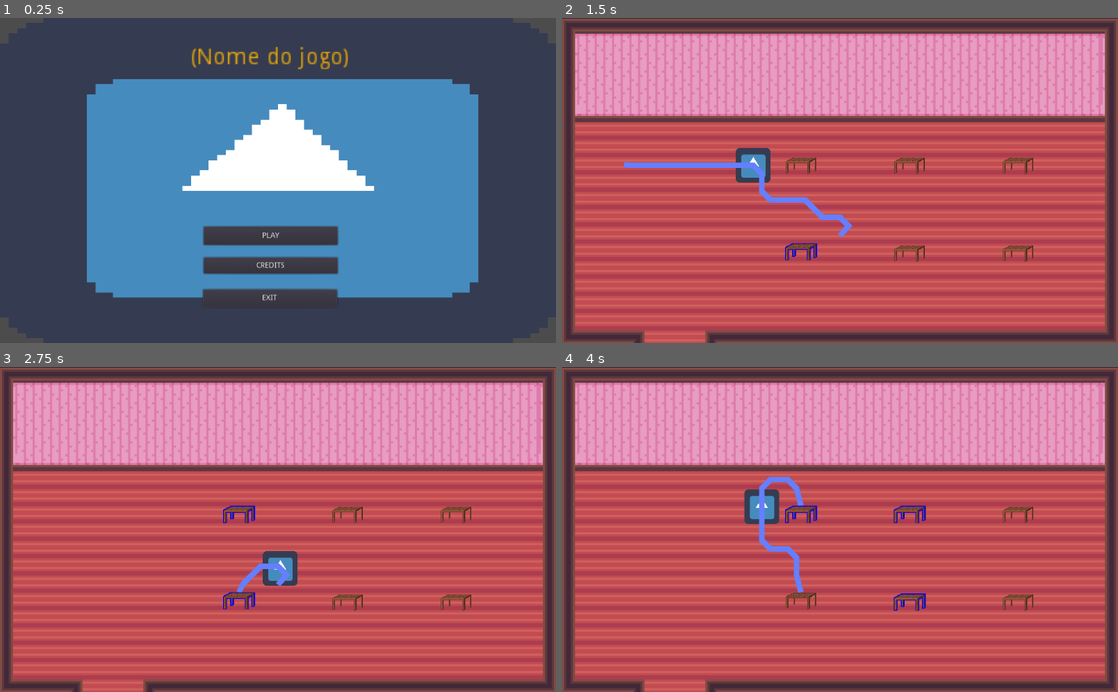
Above: before the commit, frames 1-4 (two rows, left to right).
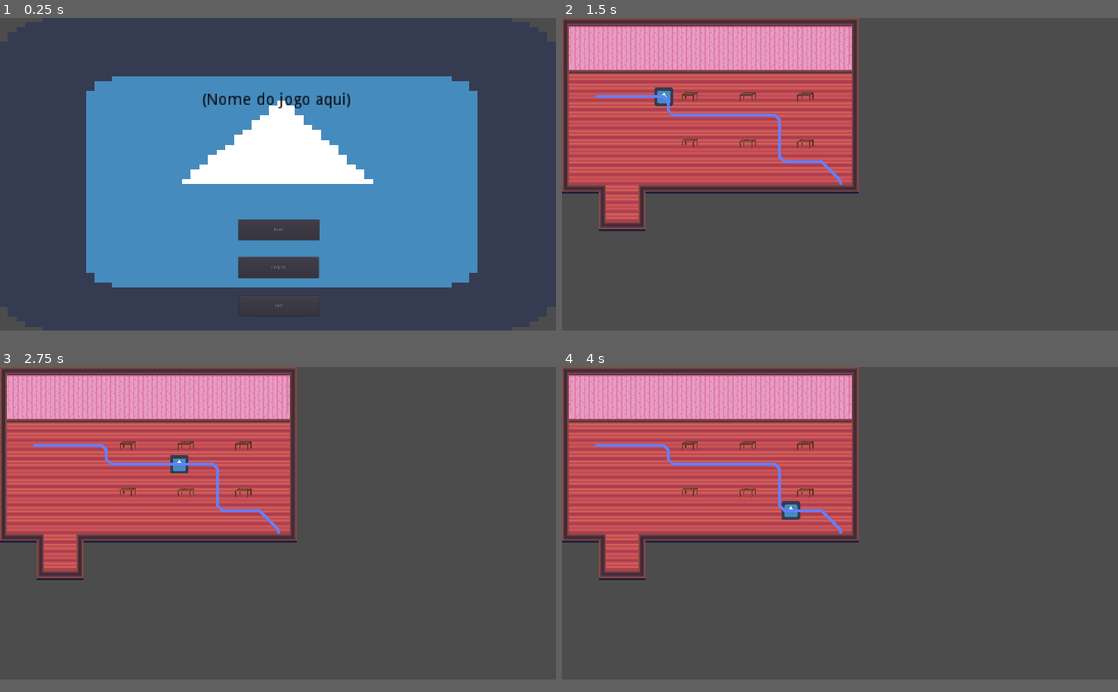
Above: after the commit, the same moments.

Repository: GamuxUnicamp/HLG-Jam-2
Game: Godot game, scene res://scenes/MainMenu.tscn
Same seed, same stepped clock (60 frames per second), same inputs: the game is played once before the commit and once after it. The engine's default icon, where the game draws it, is replaced by a stand-in: a white triangle on a blue panel in a dark square.
Inputs (mouse positions are in pixels of both pictures, inside the frame that each line leads up to):
- Up to frame 1 (0.25 s): no input
- Up to frame 2 (1.5 s): click "PLAY" at 0.5 s; move the mouse to (801, 252) at 1.27 s; click (801, 252) at 1.35 s
- Up to frame 3 (2.75 s): move the mouse to (239, 513) at 2.02 s; click (239, 513) at 2.1 s
- Up to frame 4 (4 s): move the mouse to (906, 601) at 2.77 s; click (906, 601) at 2.85 s; move the mouse to (906, 513) at 3.52 s; click (906, 513) at 3.6 s
In our replay, the window is 800x468 before the commit and 800x450 after it. These sizes can differ from the game's own. Grey fills any space a smaller window leaves; there, only what the larger window draws over its background counts as a difference.

The runs differ from the first frame. In frame 1, 6.9% of the frame differs, in the area x 15-86%, y 8-89%; in frame 2, 83%; in frame 3, 82%; in frame 4, 83%, in the area x 0-100%, y 0-100%.

Commit message:
Tamanho ajustado pra 1080p

Diff:
--- a/project.godot
+++ b/project.godot
@@ -22,6 +22,17 @@
 [debug]
 
 settings/fps/force_fps=120
+
+[display]
+
+window/size/width=1920
+window/size/height=1080
+window/size/resizable=false
+window/size/test_width=1142
+window/size/test_height=648
+window/handheld/orientation="sensor_landscape"
+window/stretch/mode="2d"
+window/stretch/aspect="keep"
 
 [importer_defaults]
 
--- a/scenes/MainMenu.tscn
+++ b/scenes/MainMenu.tscn
@@ -7,46 +7,47 @@
 script = ExtResource( 1 )
 
 [node name="Background" type="Sprite" parent="."]
-scale = Vector2( 16.0124, 9.38094 )
+position = Vector2( -3.4248, -3.4248 )
+scale = Vector2( 30.0512, 16.9882 )
 texture = ExtResource( 2 )
 centered = false
 
 [node name="GameName" type="Label" parent="."]
-modulate = Color( 0.909804, 0.658824, 0.0588235, 1 )
-margin_left = 350.468
-margin_top = 52.9641
-margin_right = 448.468
-margin_bottom = 70.9641
-rect_scale = Vector2( 3, 3 )
-text = "(Nome do jogo)"
+modulate = Color( 0, 0, 0, 1 )
+margin_left = 697.007
+margin_top = 257.088
+margin_right = 826.007
+margin_bottom = 275.088
+rect_scale = Vector2( 4, 4 )
+text = "(Nome do jogo aqui)"
 
 [node name="PlayButton" type="Button" parent="."]
-margin_left = 375.188
-margin_top = 384.864
-margin_right = 622.188
-margin_bottom = 418.864
+margin_left = 823.495
+margin_top = 696.747
+margin_right = 1103.49
+margin_bottom = 767.747
 text = "PLAY"
 
 [node name="CreditsButton" type="Button" parent="."]
-margin_left = 375.08
-margin_top = 441.837
-margin_right = 622.08
-margin_bottom = 471.837
+margin_left = 822.899
+margin_top = 825.949
+margin_right = 1100.9
+margin_bottom = 898.949
 text = "CREDITS"
 
 [node name="ExitButton" type="Button" parent="."]
-margin_left = 373.756
-margin_top = 500.701
-margin_right = 620.756
-margin_bottom = 533.701
+margin_left = 825.0
+margin_top = 960.0
+margin_right = 1103.0
+margin_bottom = 1030.0
 text = "EXIT"
 
 [node name="CreditsPanel" type="Panel" parent="."]
 visible = false
-margin_left = 23.6339
-margin_top = 13.0
-margin_right = 1002.63
-margin_bottom = 580.0
+margin_left = 68.0
+margin_top = 37.0
+margin_right = 1838.0
+margin_bottom = 1031.0
 
 [node name="CreditsText" type="Label" parent="CreditsPanel"]
 margin_left = 29.6099
@@ -62,8 +63,8 @@
 >Arthur"
 
 [node name="CloseCreditsButton" type="Button" parent="CreditsPanel"]
-margin_left = 365.0
-margin_top = 497.0
-margin_right = 615.0
-margin_bottom = 534.0
+margin_left = 756.461
+margin_top = 932.4
+margin_right = 1006.46
+margin_bottom = 969.4
 text = "CLOSE"
